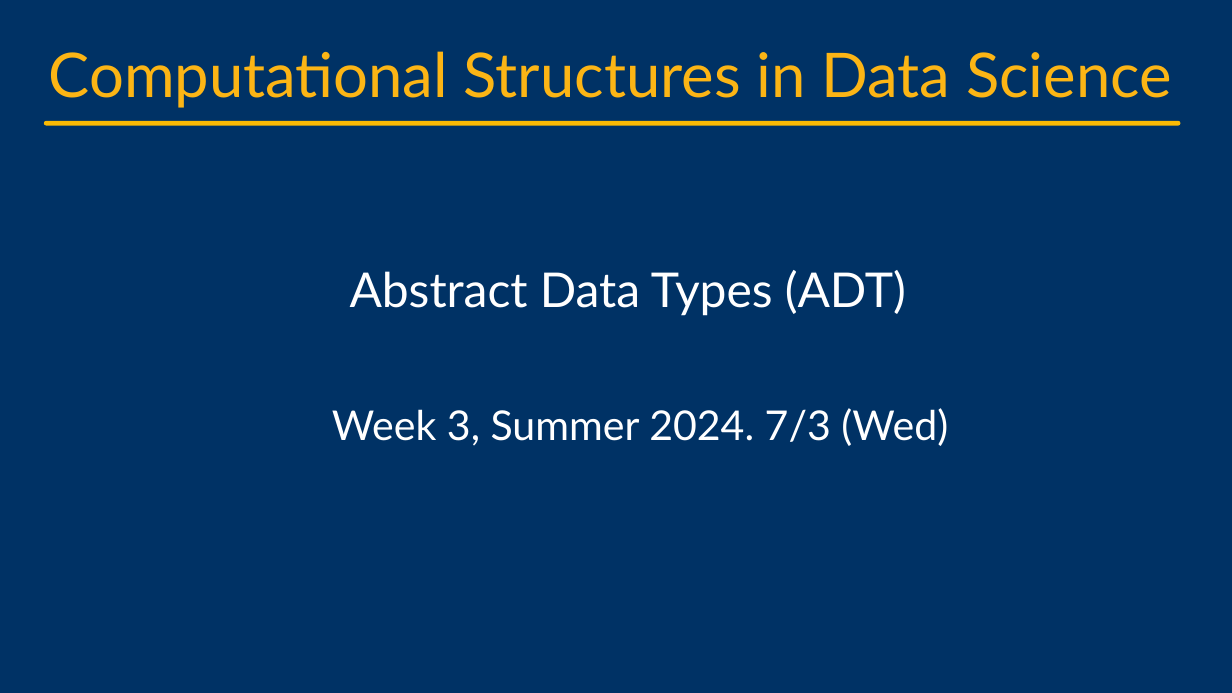
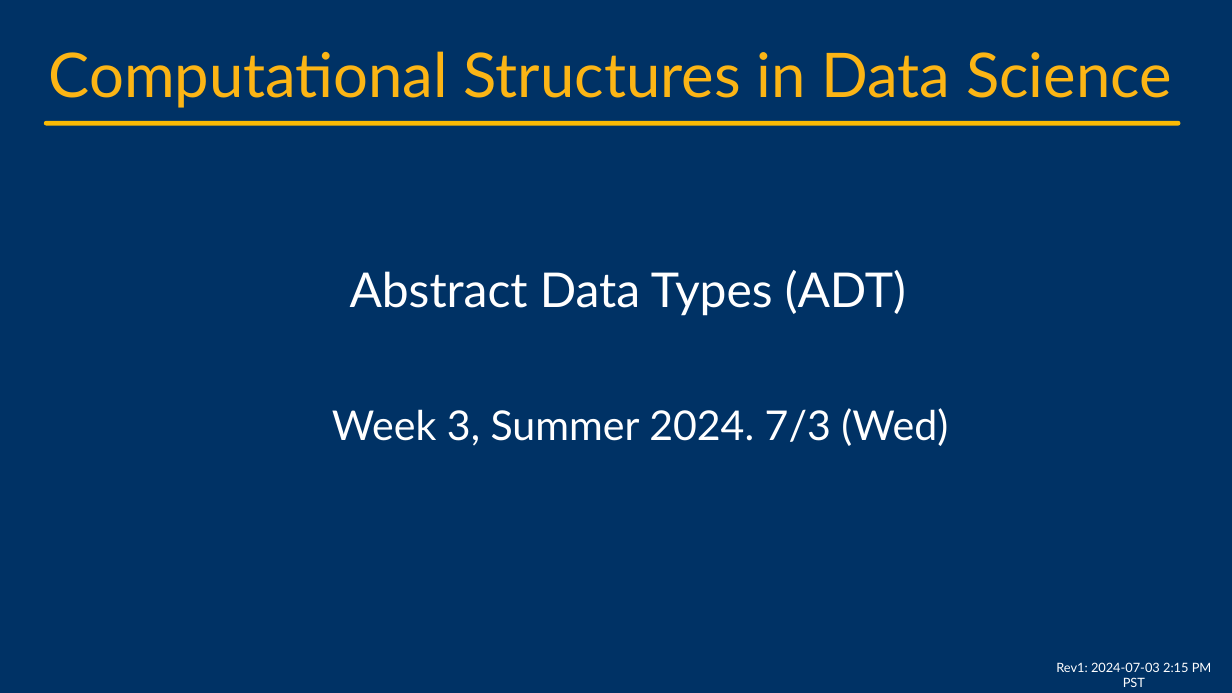
Before and after one commit to cs88-website/su24, a slide deck: slide 1 of assets/slides/su24/10-ADTs.pptx. Drawn at 1232x693 pixels with LibreOffice and Linux fonts; fonts in the diff are those of the drawing; background and template pictures are left out. Boxes give left, top, right and bottom in pixels: in the first picture for what was removed or moved away, otherwise in the second. Text is boxed around its words. In the diff, an @@ line names an element or a change of style, - is before the commit and + after.

```diff
--- a/assets/slides/su24/10-ADTs.pptx
+++ b/assets/slides/su24/10-ADTs.pptx
@@ text added at (1056, 662, 1212, 687), 10 pt, text #FFFFFF @@
+Rev1: 2024-07-03 2:15 PM PST
```
Also in this commit, not shown: 3 other slides changed, 3 other files.
